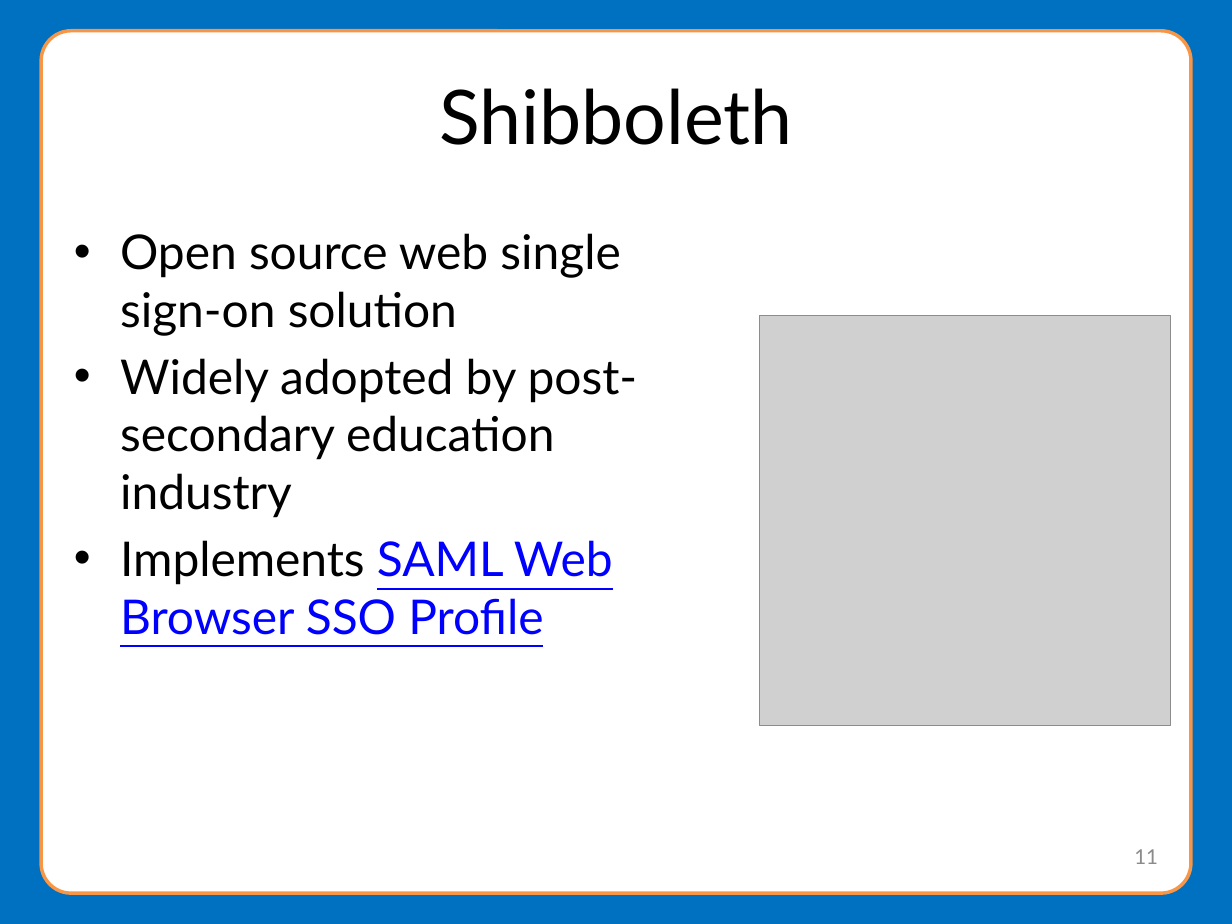
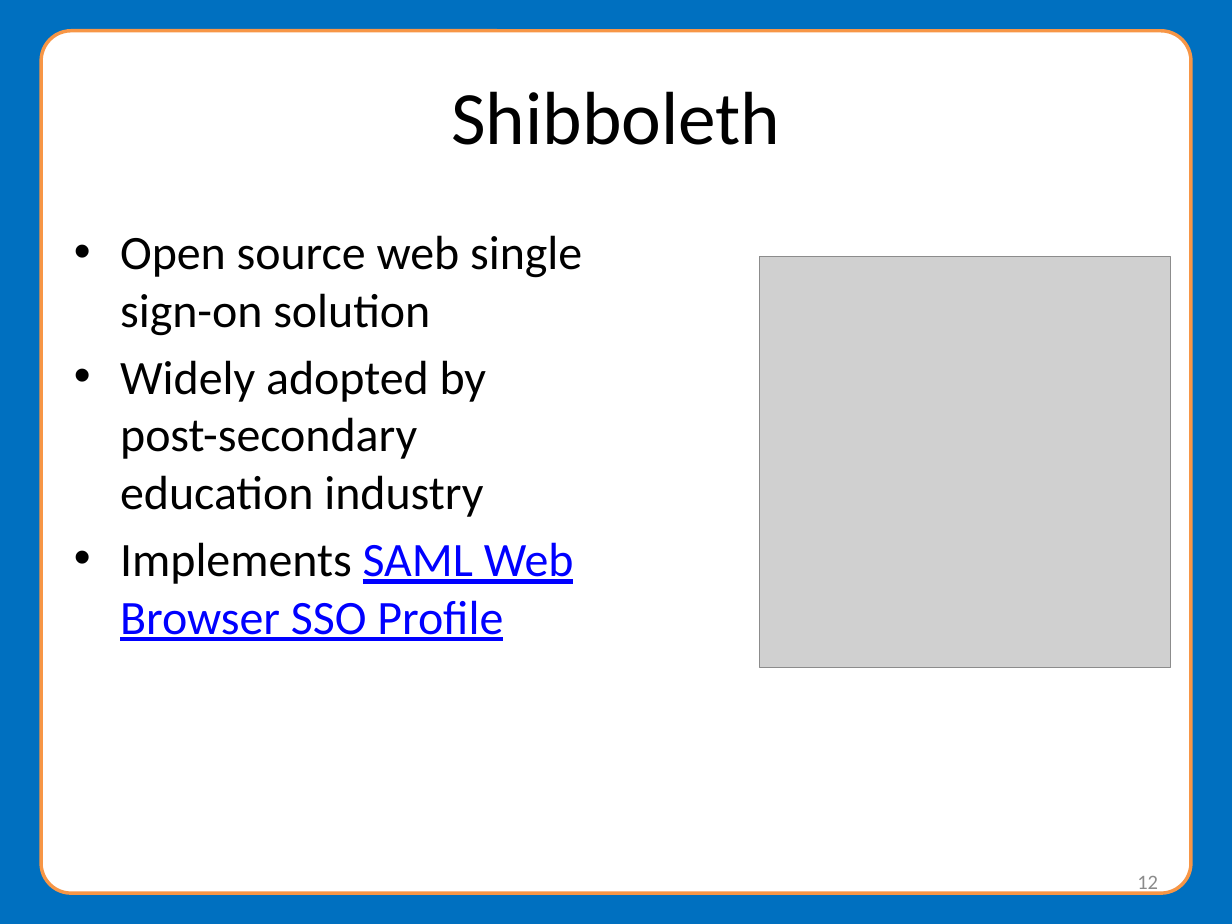
Before and after one commit to NationalStudentClearinghouse/Meteor4, a slide deck: slide 12 of docs/webinar/MeteorWebinarPresentation.pptx (slide 11 before the commit). Drawn at 1232x924 pixels with LibreOffice and Linux fonts; fonts in the diff are those of the drawing; grey boxes stand for pictures; background and template pictures are left out. Boxes give left, top, right and bottom in pixels: in the first picture for what was removed or moved away, otherwise in the second. Text is boxed around its words. In the diff, an @@ line names an element or a change of style, - is before the commit and + after.

```diff
--- a/docs/webinar/MeteorWebinarPresentation.pptx
+++ b/docs/webinar/MeteorWebinarPresentation.pptx
@@ title "Shibboleth" at box(451, 91, 780, 145): font Lato to Calibri @@
@@ text "Open source web single sign-on ..." at box(120, 235, 582, 641): font Lato to Calibri @@
@@ picture: place and size @@
-picture at box(760, 315, 1170, 726)
+picture at box(760, 256, 1170, 667)
@@ page number at box(1137, 876, 1158, 895): text changed; font Lato to Calibri @@
-11
+12
```
Also in this commit, not shown: 13 other slides changed, 20 slides added, 1 slide removed, 1 other file.
